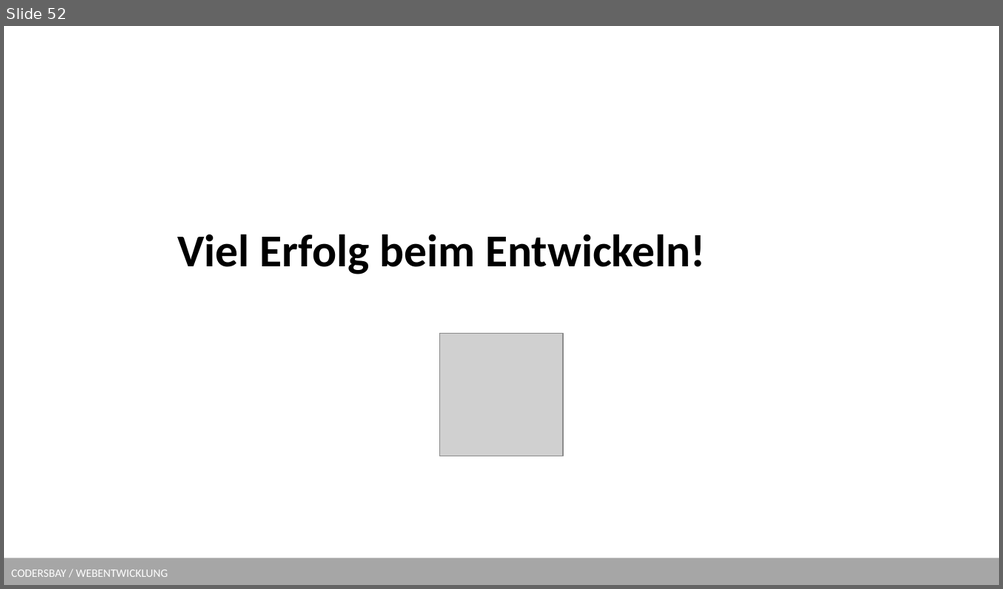
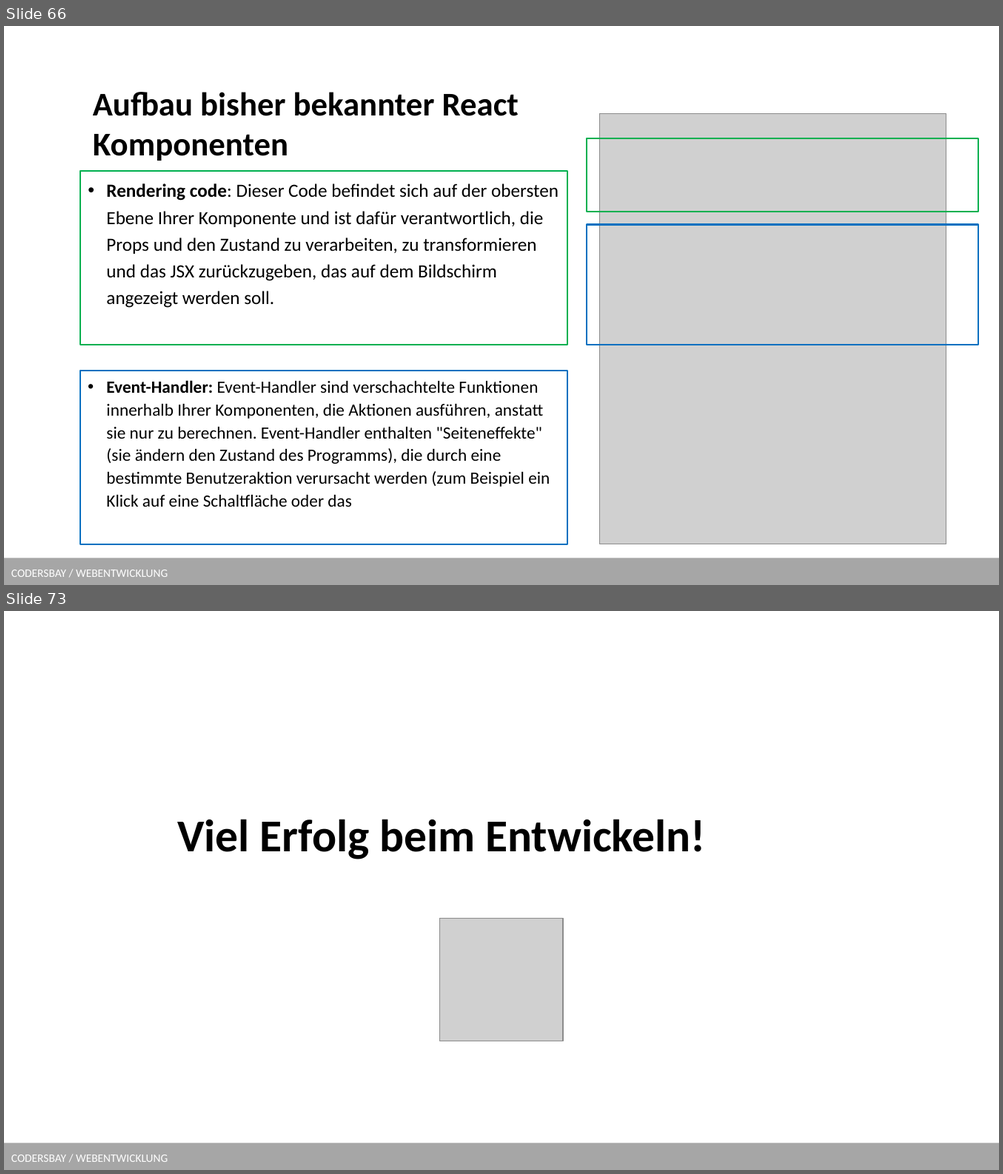
Before and after one commit to kodo89/Webentwicklung_23_24, a slide deck: 9. React/React.pptx. Shown one above the other, each under a label of ours: slide 52 before the commit, slides 66 and 73 after it; the slides between them are not shown. The pictures are 1003x589 and 1003x1174 pixels, drawn with LibreOffice and Linux fonts; fonts in the diff are those of the drawing; grey boxes stand for pictures; background and template pictures are left out. Boxes give left, top, right and bottom in pixels: in the first picture for what was removed or moved away, otherwise in the second. Text is boxed around its words. In the diff, an @@ line names an element or a change of style, - is before the commit and + after.

Commit message:
React Folien useEffect und Context

```diff
--- a/9. React/React.pptx
+++ b/9. React/React.pptx
@@ slide 66 added at (4,26,999,585), background #FFFFFF; not listed: 1 template element that a slide beside it also shows @@
@@ title added at (93,92,518,161), 32 pt, text #000000, bold @@
+Aufbau bisher bekannter React Komponenten
@@ picture added at (600,114,945,545) @@
@@ rectangle added at (586,138,979,212), outline #00B050 1.5 pt @@
@@ text added at (80,171,566,345), outline #00B050 1.5 pt, 18 pt, text #000000 @@
+• Rendering code: Dieser Code befindet sich auf der obersten Ebene Ihrer Komponente und ist dafür verantwortlich, die Props und den Zustand zu verarbeiten, zu transformieren und das JSX zurückzugeben, das auf dem Bildschirm angezeigt werden soll.
@@ rectangle added at (586,224,979,345), outline #0070C0 1.5 pt @@
@@ rectangle added at (80,371,566,545), outline #0070C0 1.5 pt, 16.6 pt, text #000000 @@
+• Event-Handler: Event-Handler sind verschachtelte Funktionen innerhalb Ihrer Komponenten, die Aktionen ausführen, anstatt sie nur zu berechnen. Event-Handler enthalten "Seiteneffekte" (sie ändern den Zustand des Programms), die durch eine bestimmte Benutzeraktion verursacht werden (zum Beispiel ein Klick auf eine Schaltfläche oder das
@@ what was slide 52 is now slide 73 @@
```
Also in this commit, not shown: 20 other slides added, 2 other files.
